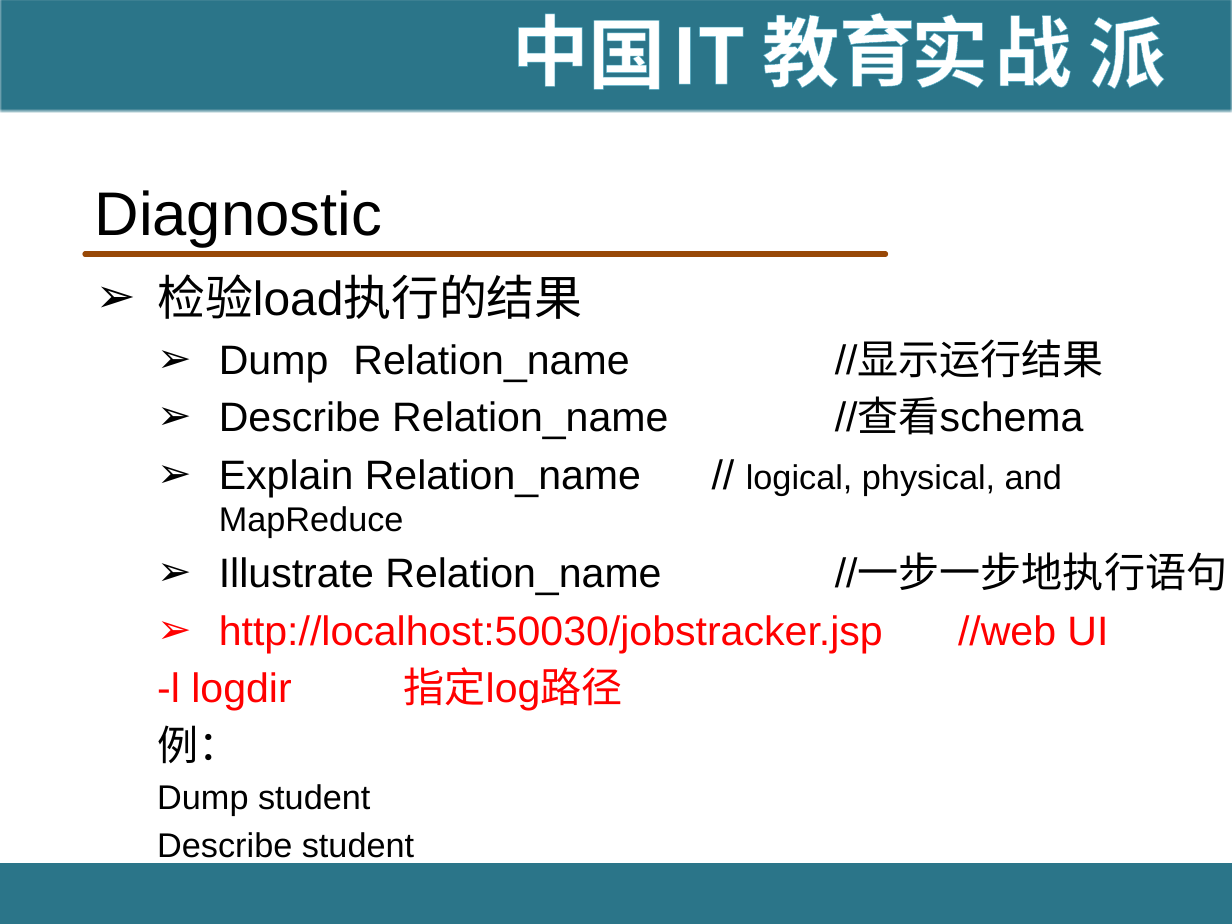
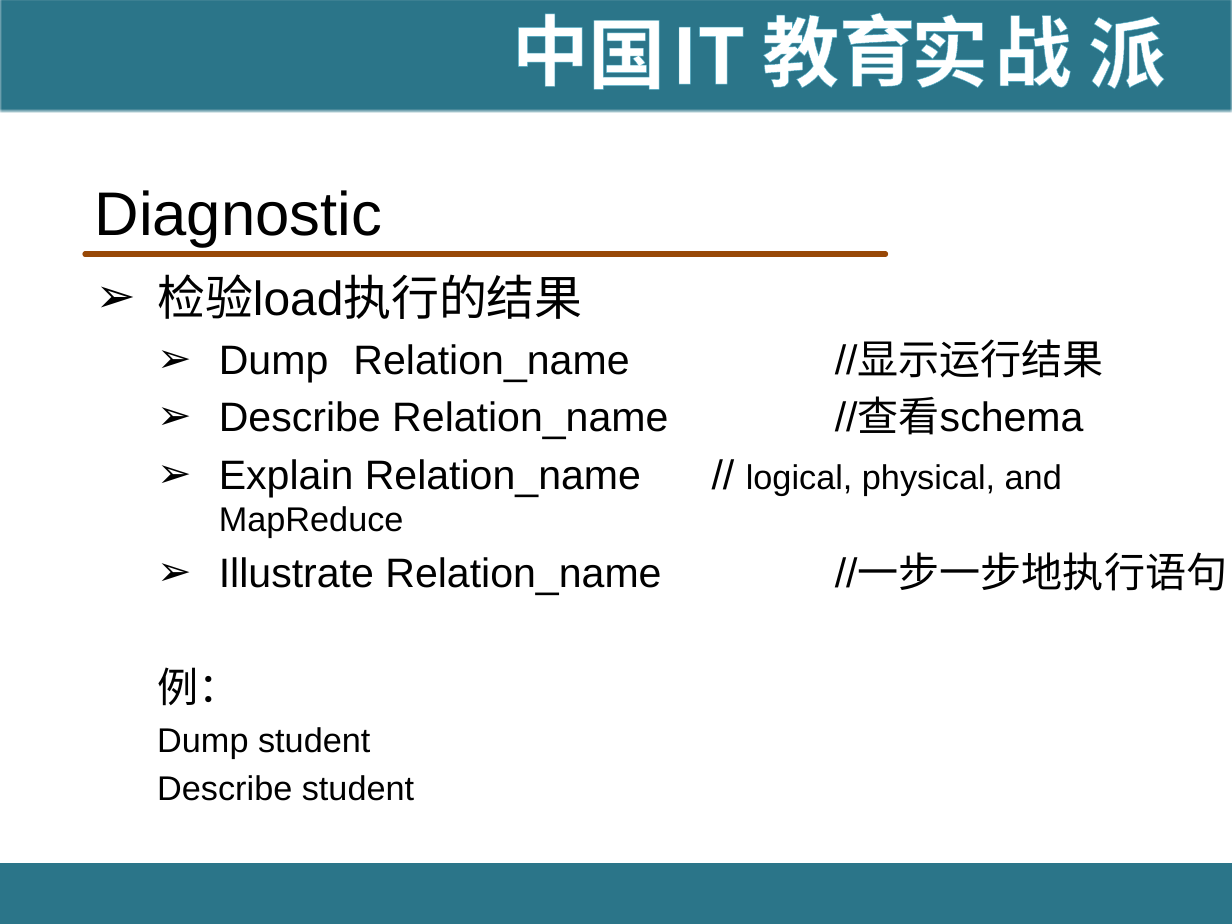
Before and after one commit to hanningxiao/BigData, a slide deck: slide 31 of [IT18掌www.it18zhang.com]Pig.pptx. Drawn at 1232x924 pixels with LibreOffice and Linux fonts; fonts in the diff are those of the drawing; background and template pictures are left out. Boxes give left, top, right and bottom in pixels: in the first picture for what was removed or moved away, otherwise in the second. Text is boxed around its words. In the diff, an @@ line names an element or a change of style, - is before the commit and + after.

```diff
--- a/[IT18掌www.it18zhang.com]Pig.pptx
+++ b/[IT18掌www.it18zhang.com]Pig.pptx
@@ text at (157,615,1108,711): paragraphs removed @@
-  ➢ http://localhost:50030/jobstracker.jsp //web UI
-  -l logdir 指定log路径
```
Also in this commit, not shown: 1 other slide changed, 1 slide added, 4 slides removed, 1 other file.
